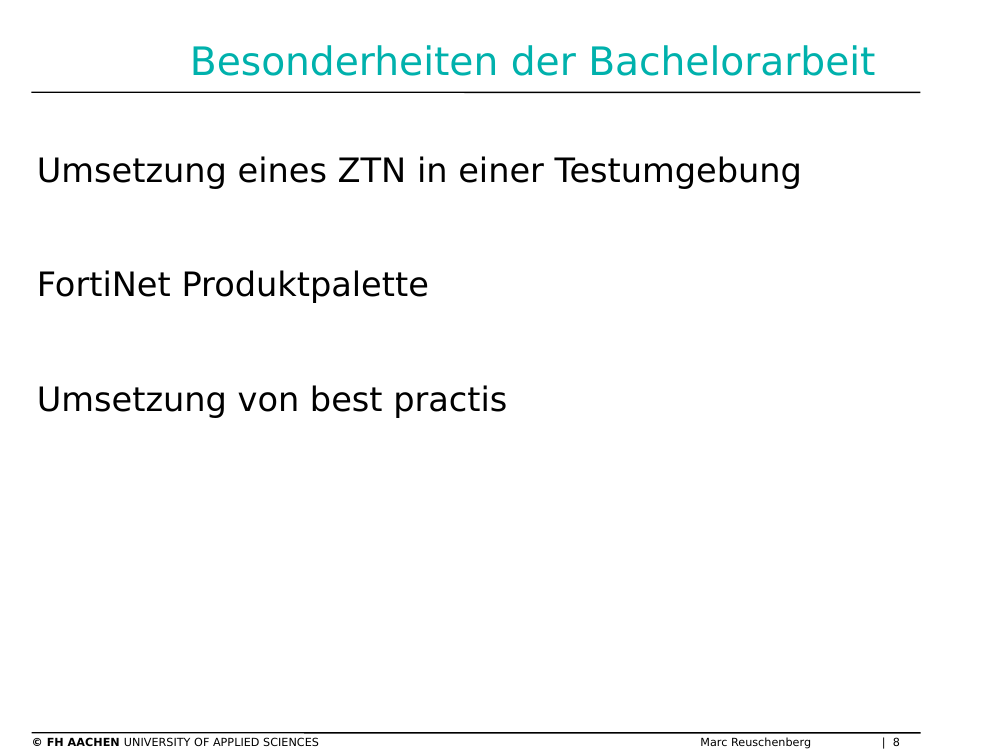
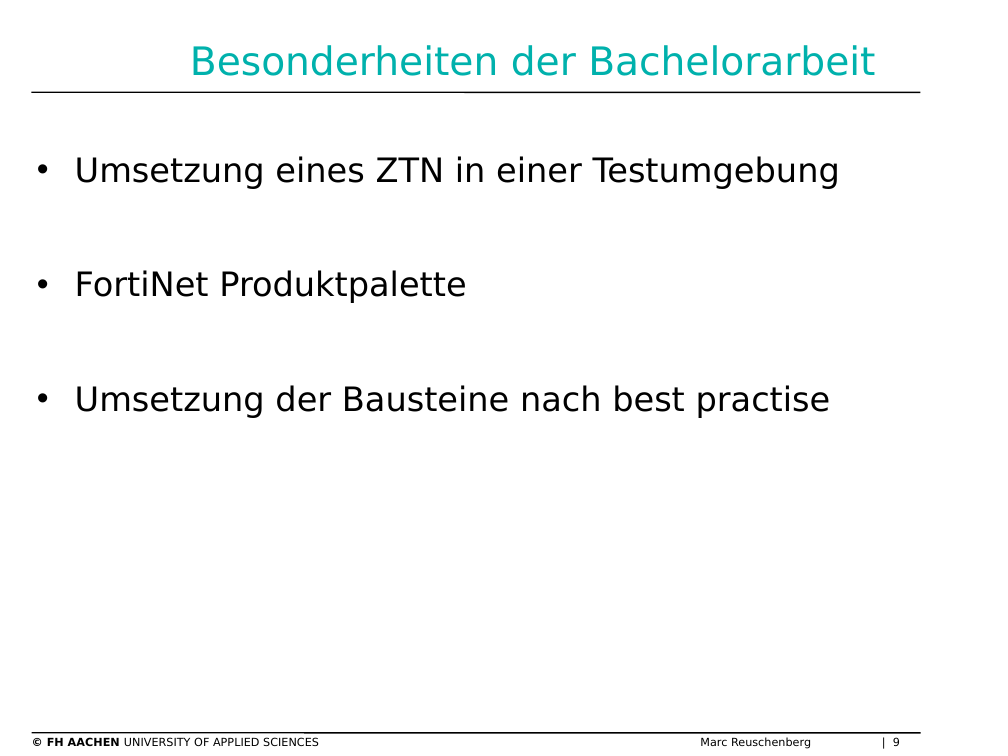
Before and after one commit to Marc-Reu/bachelorarbeit, a slide deck: slide 9 of Meetings/ZTN Präsentation.pptx (slide 8 before the commit). Drawn at 1008x756 pixels with LibreOffice and Linux fonts; fonts in the diff are those of the drawing; background and template pictures are left out. Boxes give left, top, right and bottom in pixels: in the first picture for what was removed or moved away, otherwise in the second. Text is boxed around its words. In the diff, an @@ line names an element or a change of style, - is before the commit and + after.

```diff
--- a/Meetings/ZTN Präsentation.pptx
+++ b/Meetings/ZTN Präsentation.pptx
@@ text at (75, 156, 840, 303): bullet none to • @@
@@ text at (75, 385, 831, 418): text changed @@
-Umsetzung von best practis
+• Umsetzung der Bausteine nach best practise
@@ text at (47, 737, 900, 749): text changed @@
-© FH AACHEN UNIVERSITY OF APPLIED SCIENCES Marc Reuschenberg | 8
+© FH AACHEN UNIVERSITY OF APPLIED SCIENCES Marc Reuschenberg | 9
```
Also in this commit, not shown: 3 other slides changed, 2 slides added, 2 slides removed.
